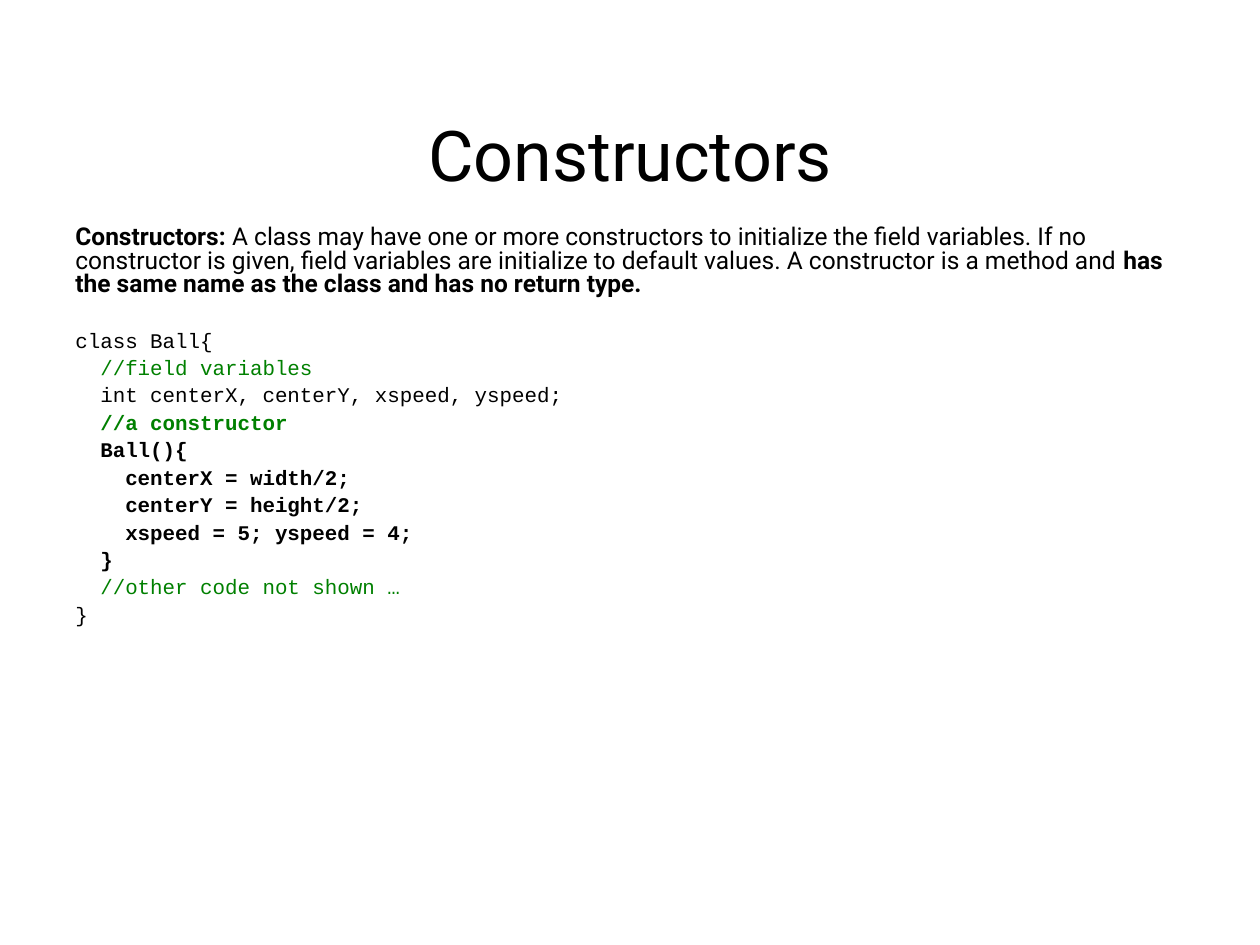
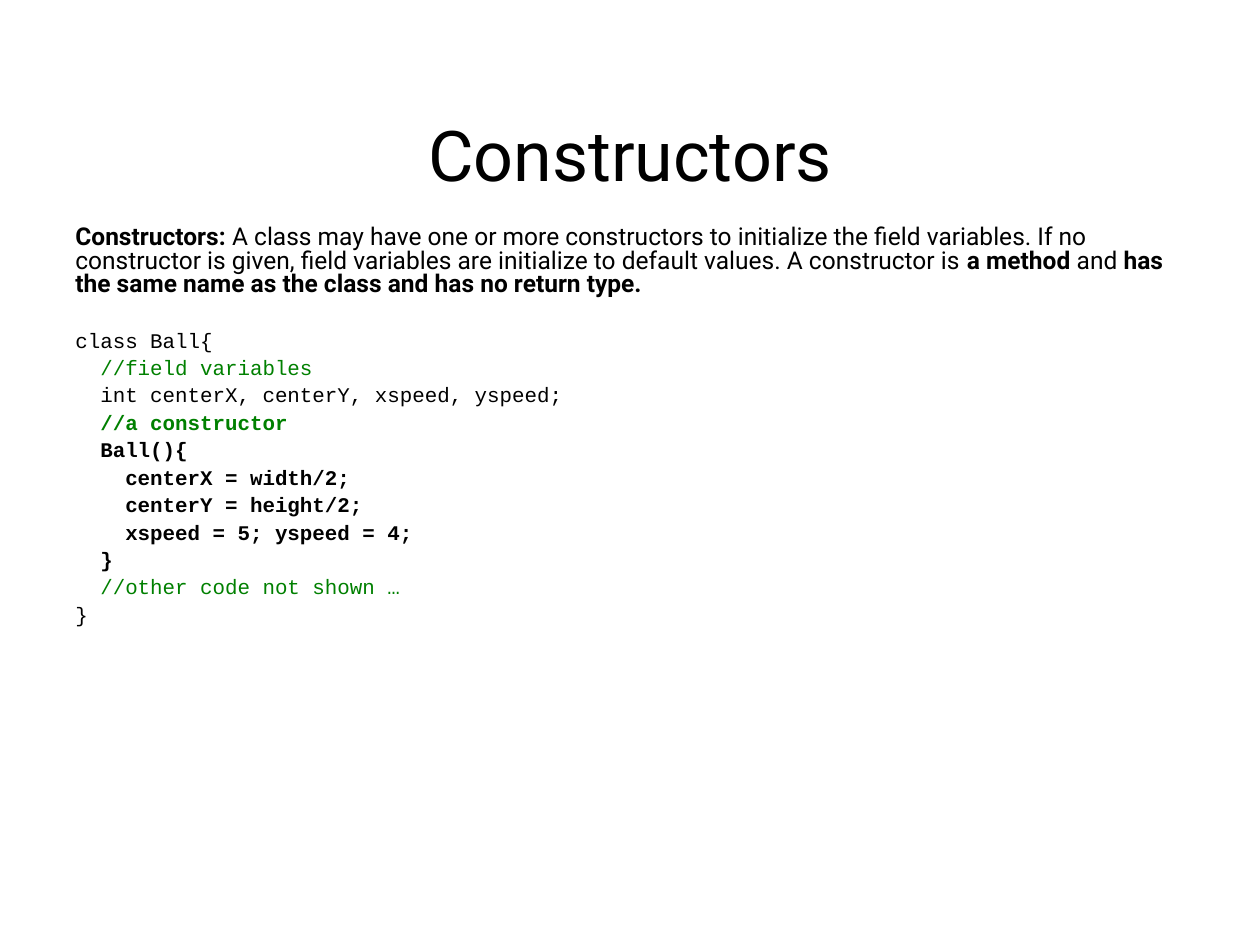
Before and after one commit to LongBaoNguyen/longbaonguyen.github.io, a slide deck: slide 17 of courses/apcsp/lecture11.ppt (slide 23 before the commit). Drawn at 1260x945 pixels with LibreOffice and Linux fonts; fonts in the diff are those of the drawing; background and template pictures are left out. Boxes give left, top, right and bottom in pixels: in the first picture for what was removed or moved away, otherwise in the second. Text is boxed around its words. In the diff, an @@ line names an element or a change of style, - is before the commit and + after.

```diff
--- a/courses/apcsp/lecture11.ppt
+++ b/courses/apcsp/lecture11.ppt
@@ text at (75, 226, 1163, 298): bold on in "a method" @@
```
Also in this commit, not shown: 13 other slides changed, 13 slides removed, 4 other files.
